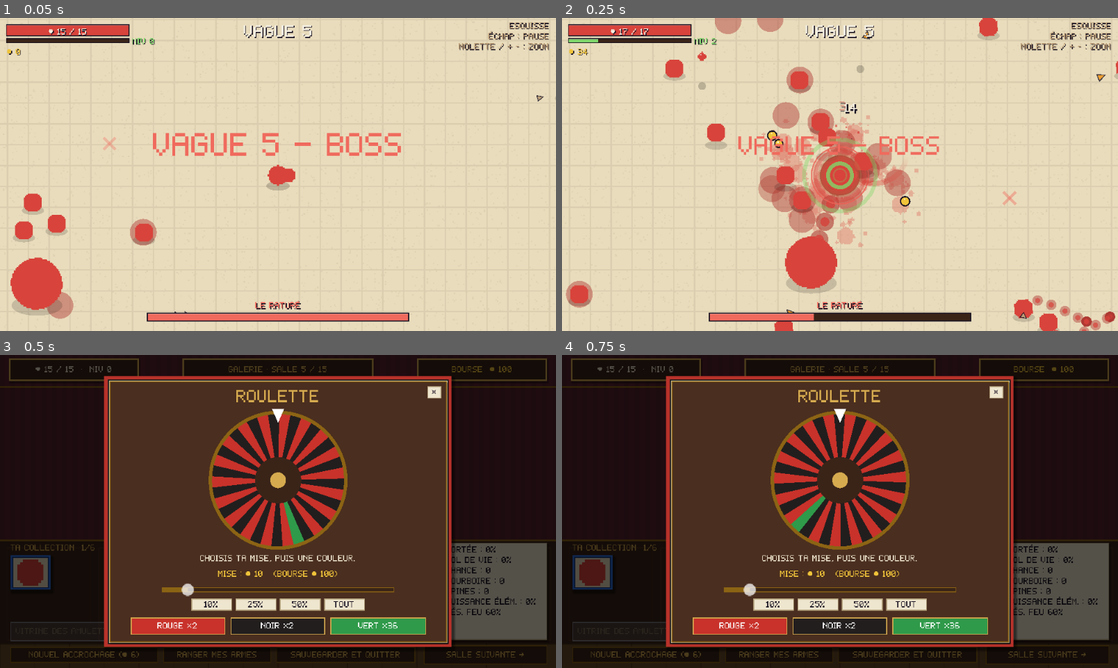
Above: before the commit, frames 1-4 (two rows, left to right).
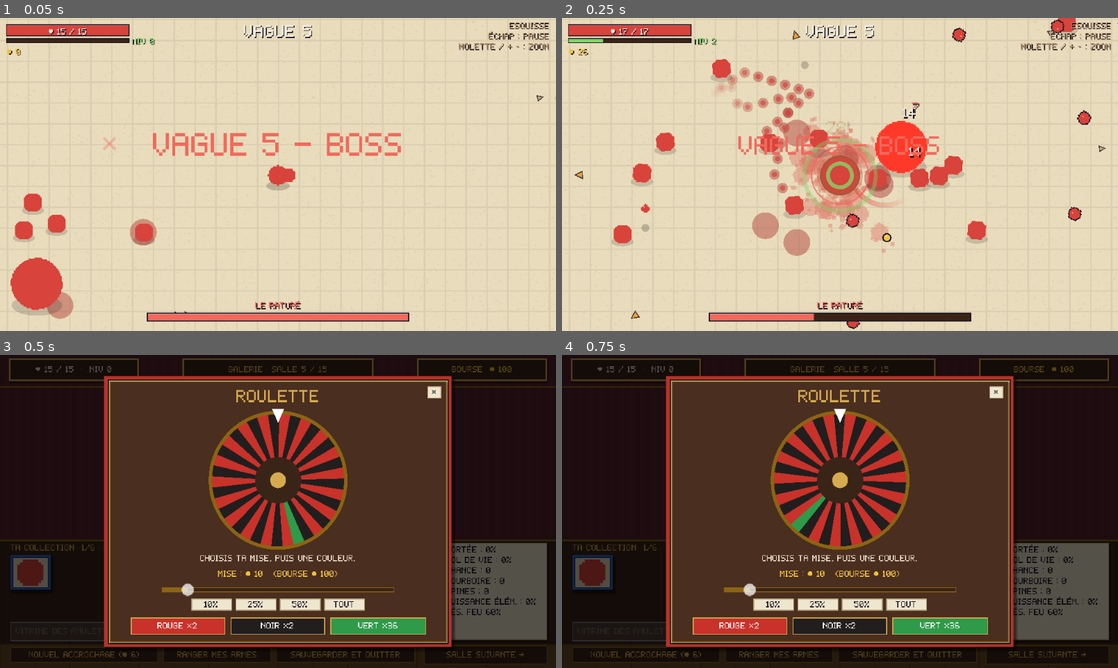
Above: after the commit, the same moments.

Repository: Vltbcq/VowelGame
Game: Godot game, scene res://tests/reworktest.tscn
Two runs of this game, one before a commit and one after it. Both use one fixed random seed, a clock stepped at 60 frames per second and the inputs below. This scene is started directly instead of the project's main scene.
Inputs (mouse positions are in pixels of both pictures, inside the frame that each line leads up to):
- Up to frame 1 (0.05 s): no input
- Up to frame 2 (0.25 s): no input
- Up to frame 3 (0.5 s): no input
- Up to frame 4 (0.75 s): tap Enter at 0.5 s; move the mouse to (962, 495) at 0.52 s; hold D from 0.53 s (still down); tap 0 at 0.6 s; click (962, 495) at 0.67 s

Frame 1 is identical in both runs. In frame 2, 15% of the frame differs, in the area x 0-100%, y 0-100%; in frame 3, nothing differs; in frame 4, nothing differs.

Commit message:
Faux épique+, amulette Pétard, « Tout débloquer » (dev), Raturé en cycle
- Encre de seiche : n'est plus considérée comme une explosion (synergie Lumière)
- Faux : épique ou légendaire uniquement (plus au choix de départ)
- Nouvelle amulette commune Pétard : +25 % dégâts des explosions · −4 % vit. d'attaque
- Outil de dev : bouton « Tout débloquer » (2 clics) : objets, succès, Atelier, cartes, difficultés
- Le Raturé : ses 4 attaques passent toutes avant qu'une revienne

Co-Authored-By: Claude Opus 5.5 <noreply@anthropic.com>

Diff:
--- a/scripts/autoload/meta.gd
+++ b/scripts/autoload/meta.gd
@@ -303,6 +303,29 @@
 
 
 # ------------------------------------------------------------------ Succès
+
+## OUTIL DE DEV : débloque tout sur la sauvegarde (objets, succès, Atelier au max, cartes, difficultés).
+func unlock_all() -> void:
+	if not data.has("item_unlocks"):
+		data.item_unlocks = {}
+	for key in ItemUnlockDB.CONDS:
+		data.item_unlocks[key] = true
+	if not data.has("achievements"):
+		data.achievements = {}
+	for a in AchievementDB.LIST:
+		data.achievements[a.id] = true
+	for u in UnlockDB.LIST:
+		data.unlocks[u.id] = (u.cost as Array).size()
+	var top := DIFFICULTIES.size() - 1
+	var m: Dictionary = data.get("max_diff_map", {})
+	for id in MapDB.MAPS:
+		data.unlocks["map%d" % id] = 1
+		m[str(id)] = top
+	data.max_diff_map = m
+	data.max_diff = top
+	data.pending_unlocks = []
+	save()
+
 
 ## Arme / amulette disponible ? (pas de condition, ou succès obtenu et partie terminée)
 func item_open(key: String) -> bool:
--- a/scripts/data/amulet_db.gd
+++ b/scripts/data/amulet_db.gd
@@ -37,6 +37,7 @@
 	{"id": "gommette", "ink": 14, "name": "Gommette", "rar": 0, "flag": true, "desc": "+10% d'expérience · {m} armure", "malus": ["armor", -2.0]},
 	{"id": "porte_mine", "ink": 18, "name": "Porte-mine", "rar": 0, "stat": "crit", "v": 5.0, "desc": "+{v}% critique · {m} régénération", "malus": ["regen", -1.0]},
 	{"id": "encre_rouge", "ink": 18, "name": "Encre rouge", "rar": 0, "stat": "lifesteal", "v": 2.0, "desc": "+{v}% vol de vie · {m} armure", "malus": ["armor", -1.0]},
+	{"id": "petard", "ink": 20, "name": "Pétard", "rar": 0, "flag": true, "desc": "+25% dégâts des explosions (Marteau, Mortier, éclats de Lumière, Rature...) · {m}% vit. d'attaque", "malus": ["atk_speed", -4.0]},
 	{"id": "fusain", "ink": 22, "name": "Fusain", "rar": 0, "stat": "atk_speed", "v": 12.0, "desc": "+{v}% vit. d'attaque · {m} PV max", "malus": ["max_hp", -3.0]},
 	# Rares
 	{"id": "sangsue", "ink": 30, "name": "Sangsue", "rar": 1, "stat": "lifesteal", "v": 4.0, "desc": "+{v}% vol de vie · {m} régénération", "malus": ["regen", -1.0]},
--- a/scripts/data/weapon_db.gd
+++ b/scripts/data/weapon_db.gd
@@ -17,9 +17,9 @@
 	"lance": {"name": "Lance", "kind": "melee", "style": "thrust", "ink": 90, "canvas": 40,
 		"dmg": 1.3, "cd": 1.05, "reach": 1.5, "atk_dur": 0.6,
 		"desc": "Estoc très long et sec qui transperce la ligne."},
-	"faux": {"name": "Faux", "kind": "melee", "style": "spin", "ink": 102, "canvas": 32,
+	"faux": {"name": "Faux", "kind": "melee", "style": "spin", "ink": 102, "canvas": 32, "min_rar": 2,
 		"dmg": 1.0, "cd": 1.15, "reach": 1.0,
-		"desc": "Grand fauchage en spirale : toute la lame coupe, tout autour de toi."},
+		"desc": "Épique+. Grand fauchage en spirale : toute la lame coupe, tout autour de toi."},
 	"marteau": {"name": "Marteau", "kind": "melee", "style": "slam", "ink": 102, "canvas": 32,
 		"dmg": 1.7, "cd": 1.9, "reach": 1.0,
 		"desc": "Lent. Écrase le sol : onde de choc en zone."},
--- a/scripts/dev/dev_panel.gd
+++ b/scripts/dev/dev_panel.gd
@@ -16,6 +16,7 @@
 ]
 
 var arena: Arena
+var unlock_armed := false   # « Tout débloquer » : 2 clics pour confirmer
 var tab := "perso"
 var elite := false
 var rar := 0
@@ -118,6 +119,16 @@
 			if not e.dead:
 				arena.kill_enemy(e)
 		_build()))
+	var ua := UI.button("TOUT DÉBLOQUER (sauvegarde)" if not unlock_armed else "Sûr ? Clique encore pour confirmer", func():
+		if not unlock_armed:
+			unlock_armed = true
+		else:
+			unlock_armed = false
+			Meta.unlock_all()
+			UI.toast("OUTIL DE DEV\nTout est débloqué")
+		_build())
+	ua.tooltip_text = "Objets à succès, succès, améliorations de l'Atelier au max, cartes et difficultés.\nModifie la sauvegarde en cours (irréversible)."
+	col.add_child(ua)
 	col.add_child(UI.button("Finir la vague", func():
 		_close()
 		arena._end_wave()))
--- a/scripts/game/arena.gd
+++ b/scripts/game/arena.gd
@@ -540,7 +540,7 @@
 		explosion(e.position, boom(26.0), Color(Pal.ACCENT, 0.6), true)
 		for o in near(e.position, boom(26.0)):
 			if o != e:
-				o.hurt(dmg * 0.4 * craq, false, (o.position - e.position).normalized() * 40.0)
+				o.hurt(boom_dmg(dmg * 0.4 * craq), false, (o.position - e.position).normalized() * 40.0)
 	Sfx.play("hit")
 	# Vol de vie (Pipette : ×3 + 5 %) ; au-delà de 100 %, plusieurs PV par coup
 	var ls := Stats.lifesteal_of(scale) / 100.0
@@ -619,7 +619,7 @@
 					if au > 0:
 						o.blind_t = maxf(o.blind_t, 1.0)
 					if o != e:
-						o.hurt(dmg * 0.4, false, (o.position - e.position).normalized() * 60.0, Pal.LUMIERE)
+						o.hurt(boom_dmg(dmg * 0.4), false, (o.position - e.position).normalized() * 60.0, Pal.LUMIERE)
 
 
 func _chain(from: Enemy, dmg: float) -> void:
@@ -756,7 +756,7 @@
 		explosion(e.position, boom(42.0), Color(Pal.INK, 0.8))
 		for o in near(e.position, boom(42.0)):
 			if o != e:
-				o.hurt(8.0 + Run.wave * 3.0, false, (o.position - e.position).normalized() * 80.0)
+				o.hurt(boom_dmg(8.0 + Run.wave * 3.0), false, (o.position - e.position).normalized() * 80.0)
 	enemies.erase(e)
 	e.queue_free()
 	if e.is_boss:
@@ -1228,7 +1228,7 @@
 	var sr := boom(60.0)
 	explosion(pos, sr, Color(Pal.ACCENT, 0.9))
 	burst(pos, Pal.ACCENT, 16, 120.0)
-	var d: float = (12.0 + Run.wave * 4.0) * (1.0 + Run.stats.dmg / 100.0)
+	var d: float = boom_dmg((12.0 + Run.wave * 4.0) * (1.0 + Run.stats.dmg / 100.0))
 	for o in near(pos, sr):
 		o.hurt(d, false, (o.position - pos).normalized() * 80.0)
 
@@ -1251,9 +1251,9 @@
 	if squid_cd > 0.0 or Run.amulet_count("encre_seiche") == 0:
 		return
 	squid_cd = 15.0
-	explosion(pos, boom(90.0), Color(Pal.INK, 0.8))
+	explosion(pos, 90.0, Color(Pal.INK, 0.8))
 	burst(pos, Pal.INK, 30, 120.0)
-	for o in near(pos, boom(90.0)):
+	for o in near(pos, 90.0):
 		o.blind_t = 2.0
 	float_text(pos + Vector2(0, -26), "ENCRE DE SEICHE !", Pal.TEXT)
 
@@ -1325,7 +1325,7 @@
 		explosion(w.pos, boom(w.r * 0.8), Color(Pal.INK, 0.9))
 		burst(w.pos, Pal.INK, 24, 140.0)
 		for e in near(w.pos, boom(w.r * 0.8)):
-			hit_enemy(e, w.dmg, w.wst, (e.position - w.pos).normalized(), 120.0)
+			hit_enemy(e, boom_dmg(w.dmg), w.wst, (e.position - w.pos).normalized(), 120.0)
 	wells = keep
 
 
@@ -1475,6 +1475,11 @@
 ## Rayon d'une explosion du joueur : synergie Lumière = +33 %.
 func boom(r: float) -> float:
 	return r * (1.33 if syn.has(Pal.LUMIERE) else 1.0)
+
+
+## Dégâts d'une explosion du joueur : Pétard = +25 % chacun.
+func boom_dmg(d: float) -> float:
+	return d * (1.0 + 0.25 * Run.amulet_count("petard"))
 
 
 func explosion(pos: Vector2, r: float, color: Color, quiet := false) -> void:
--- a/scripts/game/enemy.gd
+++ b/scripts/game/enemy.gd
@@ -42,6 +42,7 @@
 var dash_dir := Vector2.ZERO
 var spiral_a := 0.0
 var last_atk := ""          # Raturé : dernière attaque (jamais deux fois de suite)
+var atk_bag: Array = []     # Raturé : attaques restantes du cycle en cours
 var hatch_a := 0.0          # Raturé : angle des hachures
 var pattern := 0
 var repeat := 0
@@ -908,7 +909,7 @@
 	return hp < max_hp * 0.5
 
 
-## Le Raturé : il RATURE la page. Enchaîne 4 attaques, jamais deux fois la même à la suite :
+## Le Raturé : il RATURE la page. Enchaîne ses 4 attaques dans un ordre mélangé (toutes avant de recommencer) :
 ## - Zigzag : 3 petites charges (5 enragé), chacune annoncée à la règle, qui laissent un trait d'encre.
 ## - Hachures : des lignes parallèles barrent la page (on se glisse ENTRE elles) ; enragé : en croisillon.
 ## - Croix : il barre ta position d'un X (3 de suite), le centre explose.
@@ -919,8 +920,13 @@
 	match state:
 		"walk":
 			if st_t <= 0.0:
-				var picks := ["zigzag", "hatch", "cross", "scribble"].filter(func(a): return a != last_atk)
-				last_atk = picks.pick_random()
+				# Sac mélangé : les 4 attaques passent avant qu'une revienne (jamais 2 fois de suite)
+				if atk_bag.is_empty():
+					atk_bag = ["zigzag", "hatch", "cross", "scribble"]
+					atk_bag.shuffle()
+					if atk_bag[0] == last_atk:
+						atk_bag.reverse()
+				last_atk = atk_bag.pop_front()
 				flash = 0.8
 				match last_atk:
 					"zigzag":
--- a/scripts/game/projectile.gd
+++ b/scripts/game/projectile.gd
@@ -76,7 +76,7 @@
 		if life <= 0.0:
 			arena.explosion(position, arena.boom(lob_r), Color(Pal.main_color(Pal.FEU), 0.7))
 			for e in arena.near(position, arena.boom(lob_r)):
-				arena.hit_enemy(e, dmg, wst, (e.position - position).normalized(), knock * 2.0)
+				arena.hit_enemy(e, arena.boom_dmg(dmg), wst, (e.position - position).normalized(), knock * 2.0)
 			return false
 		return true
 	if burst_r > 0.0:
@@ -84,7 +84,7 @@
 		if life <= 0.0 or not arena.near(position, radius).is_empty():
 			arena.explosion(position, arena.boom(burst_r), Color(Pal.ACCENT, 0.85))
 			for e in arena.near(position, arena.boom(burst_r)):
-				arena.hit_enemy(e, dmg, wst, (e.position - position).normalized(), knock * 3.0)
+				arena.hit_enemy(e, arena.boom_dmg(dmg), wst, (e.position - position).normalized(), knock * 3.0)
 			return false
 	# Élastique : rebondit sur les bords de la page
 	if bounces > 0 and not hostile and (position.x < 0 or position.y < 0 or position.x > Arena.W or position.y > Arena.H):
--- a/scripts/game/weapon_node.gd
+++ b/scripts/game/weapon_node.gd
@@ -339,7 +339,7 @@
 	arena.explosion(slam_point, r, Color(Pal.INK, 0.7))
 	arena.shake(4.0)
 	for e in arena.near(slam_point, r):
-		arena.hit_enemy(e, st.damage, st, (e.position - slam_point).normalized(), st.knock * 1.5)
+		arena.hit_enemy(e, arena.boom_dmg(st.damage), st, (e.position - slam_point).normalized(), st.knock * 1.5)
 
 
 ## Traînée : la pointe laisse un sillage pendant les coups (et le Compas en permanence).
--- a/tests/reworktest.gd
+++ b/tests/reworktest.gd
@@ -96,7 +96,20 @@
 	var r0 := arena.boom(40.0)
 	arena.syn = {Pal.LUMIERE: 3}
 	_check(is_equal_approx(arena.boom(40.0), 40.0 * 1.33) and is_equal_approx(r0, 40.0), "Lumière : explosions ×1,33 (%.1f → %.1f)" % [r0, arena.boom(40.0)])
-	arena.queue_free()
+	Run.set_amulet_art("petard", _blob(16, 20), "")
+	Run.add_amulet("petard", Run.amulet_art["petard"].image, Vector2i(30, 30))
+	_check(is_equal_approx(arena.boom_dmg(100.0), 125.0), "Pétard : dégâts d'explosion +25 %% (%.0f)" % arena.boom_dmg(100.0))
+	Run.amulets = []
+	arena.queue_free()
+	_check(int(WeaponDB.TYPES.faux.get("min_rar", 0)) == 2 and not "faux" in WeaponDB.allowed_for(1) and not "faux" in WeaponDB.of_kind("melee"), "Faux : épique ou plus seulement")
+	# Tout débloquer (outil de dev), sur une copie de la sauvegarde
+	var keep: Dictionary = Meta.data
+	Meta.data = Meta.data.duplicate(true)
+	Meta.data.item_unlocks = {}
+	Meta.unlock_all()
+	var all_items := ItemUnlockDB.CONDS.keys().all(func(k): return Meta.item_open(k))
+	_check(all_items and Meta.map_unlocked(2) and Meta.max_diff(2) == Meta.DIFFICULTIES.size() - 1 and Meta.level("ink") == 5, "Tout débloquer : objets, cartes, difficultés, Atelier")
+	Meta.data = keep
 	var base := Stats.player(Run)
 	Run.joconde = 2
 	Run.recompute()
Not shown, changed: README.md
